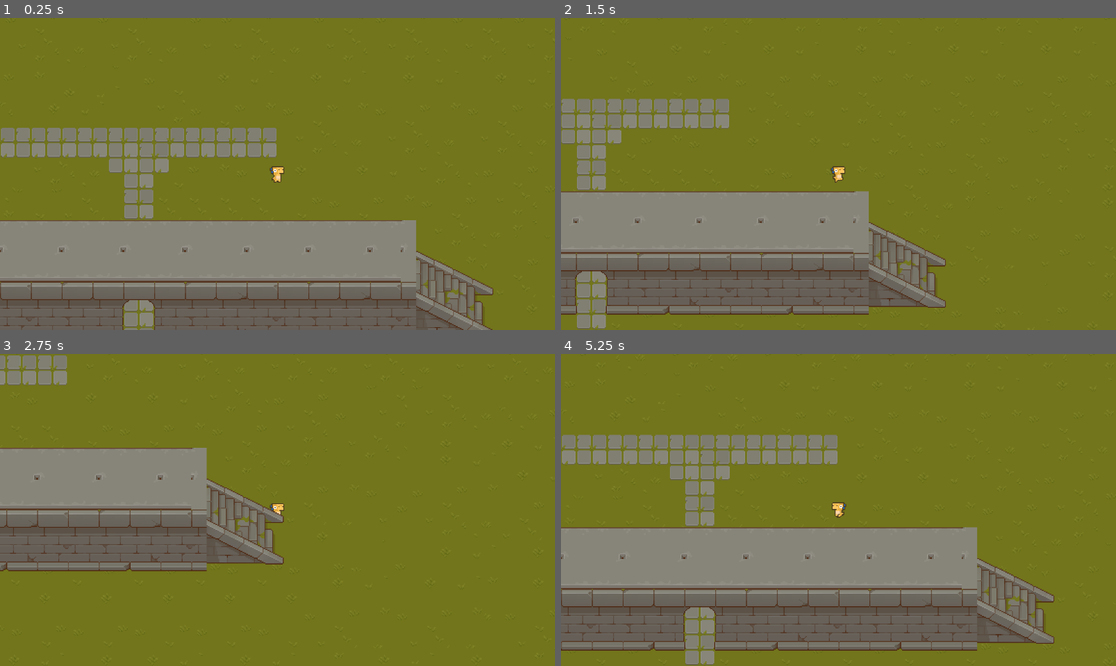
Above: before the commit, frames 1-4 (two rows, left to right).
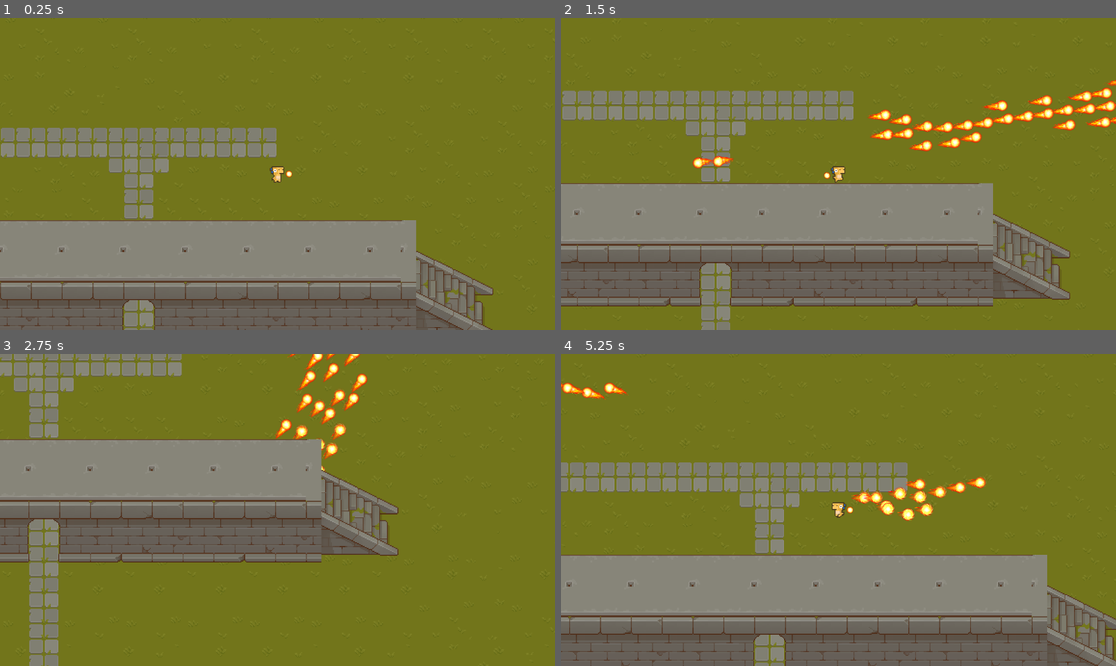
Above: after the commit, the same moments.

Repository: TimAtOak/rogue
Game: Godot game, scene res://Scenes/game_scene.tscn
Two runs of this game, one before a commit and one after it. Both use one fixed random seed, a clock stepped at 60 frames per second and the inputs below.
Inputs (mouse positions are in pixels of both pictures, inside the frame that each line leads up to):
- Up to frame 1 (0.25 s): no input
- Up to frame 2 (1.5 s): tap Enter at 0.5 s; move the mouse to (960, 158) at 0.52 s; press the mouse at (960, 158) at 0.53 s; hold D (move_right) 0.53-1.28 s; tap Shift (sprint, bound only after the commit) at 0.8, 1.35 s; move the mouse to (727, 189) at 1.27 s; release the mouse at (727, 189) at 1.28 s; hold S (move_down) from 1.28 s (still down)
- Up to frame 3 (2.75 s): click (166, 525) at 1.55 s; move the mouse to (333, 441) at 2.02 s; release S (move_down) at 2.03 s; press the mouse at (333, 441) at 2.03 s; hold D (move_right) from 2.03 s (still down); tap Shift (sprint, bound only after the commit) at 2.3 s
- Up to frame 4 (5.25 s): move the mouse to (810, 572) at 2.77 s; release D (move_right) at 2.78 s; release the mouse at (810, 572) at 2.78 s; hold W (move_up) 2.78-3.53 s; tap Shift (sprint, bound only after the commit) at 2.85, 3.8, 4.35 s; click (810, 572) at 3.05 s; move the mouse to (1005, 556) at 3.52 s; press the mouse at (1005, 556) at 3.53 s; hold A (move_left) 3.53-5.03 s; move the mouse to (672, 463) at 4.27 s; release the mouse at (672, 463) at 4.28 s; click (672, 463) at 4.55 s; move the mouse to (866, 510) at 5.02 s; press the mouse at (866, 510) at 5.03 s; hold S (move_down) from 5.03 s (still down)

The runs differ from the first frame. In frame 1, less than 0.1% of the frame differs, in the area x 51-53%, y 48-52%; in frame 2, 25%; in frame 3, 19%; in frame 4, 36%, in the area x 0-100%, y 9-100%.

Commit message:
added magic and new move sets

Diff:
--- /dev/null
+++ b/Scenes/bullet.gd
@@ -0,0 +1,23 @@
+extends CharacterBody2D
+var pos: Vector2
+var rota: float
+var dir: float
+var speed = 500
+
+
+# Called when the node enters the scene tree for the first time.
+func _ready() -> void:
+	global_position=pos
+	global_rotation=rota
+	%fireball.play()
+	%fireball.animation_finished.connect(_on_animation_finished)
+
+
+func _on_animation_finished():
+	queue_free()
+
+
+# Called every frame. 'delta' is the elapsed time since the previous frame.
+func _process(_delta: float) -> void:
+	velocity=Vector2(speed,0).rotated(dir)
+	move_and_slide()
--- /dev/null
+++ b/Scenes/bullet.tscn
@@ -0,0 +1,255 @@
+[gd_scene load_steps=37 format=3 uid="uid://dnes4bynpuh6i"]
+
+[ext_resource type="Texture2D" uid="uid://kgtojg4ymtmb" path="res://assets/fireball.png" id="1_v7oki"]
+[ext_resource type="Script" uid="uid://cye7uxcy2o4ij" path="res://Scenes/bullet.gd" id="1_v8qja"]
+
+[sub_resource type="AtlasTexture" id="AtlasTexture_v8qja"]
+atlas = ExtResource("1_v7oki")
+region = Rect2(0, 768, 512, 384)
+
+[sub_resource type="AtlasTexture" id="AtlasTexture_t4vbm"]
+atlas = ExtResource("1_v7oki")
+region = Rect2(512, 768, 512, 384)
+
+[sub_resource type="AtlasTexture" id="AtlasTexture_2b2rl"]
+atlas = ExtResource("1_v7oki")
+region = Rect2(1024, 768, 512, 384)
+
+[sub_resource type="AtlasTexture" id="AtlasTexture_b7duk"]
+atlas = ExtResource("1_v7oki")
+region = Rect2(1536, 768, 512, 384)
+
+[sub_resource type="AtlasTexture" id="AtlasTexture_t2bd8"]
+atlas = ExtResource("1_v7oki")
+region = Rect2(0, 1152, 512, 384)
+
+[sub_resource type="AtlasTexture" id="AtlasTexture_h0pa3"]
+atlas = ExtResource("1_v7oki")
+region = Rect2(512, 1152, 512, 384)
+
+[sub_resource type="AtlasTexture" id="AtlasTexture_6ol1o"]
+atlas = ExtResource("1_v7oki")
+region = Rect2(1024, 1152, 512, 384)
+
+[sub_resource type="AtlasTexture" id="AtlasTexture_gofb6"]
+atlas = ExtResource("1_v7oki")
+region = Rect2(1536, 1152, 512, 384)
+
+[sub_resource type="AtlasTexture" id="AtlasTexture_4bibm"]
+atlas = ExtResource("1_v7oki")
+region = Rect2(0, 1536, 512, 384)
+
+[sub_resource type="AtlasTexture" id="AtlasTexture_as0xd"]
+atlas = ExtResource("1_v7oki")
+region = Rect2(512, 1536, 512, 384)
+
+[sub_resource type="AtlasTexture" id="AtlasTexture_2eep6"]
+atlas = ExtResource("1_v7oki")
+region = Rect2(1024, 1536, 512, 384)
+
+[sub_resource type="AtlasTexture" id="AtlasTexture_qd0d2"]
+atlas = ExtResource("1_v7oki")
+region = Rect2(1536, 1536, 512, 384)
+
+[sub_resource type="AtlasTexture" id="AtlasTexture_4r2mu"]
+atlas = ExtResource("1_v7oki")
+region = Rect2(0, 1920, 512, 384)
+
+[sub_resource type="AtlasTexture" id="AtlasTexture_o7457"]
+atlas = ExtResource("1_v7oki")
+region = Rect2(512, 1920, 512, 384)
+
+[sub_resource type="AtlasTexture" id="AtlasTexture_ugsrq"]
+atlas = ExtResource("1_v7oki")
+region = Rect2(1024, 1920, 512, 384)
+
+[sub_resource type="AtlasTexture" id="AtlasTexture_51pxt"]
+atlas = ExtResource("1_v7oki")
+region = Rect2(1536, 1920, 512, 384)
+
+[sub_resource type="AtlasTexture" id="AtlasTexture_05w2j"]
+atlas = ExtResource("1_v7oki")
+region = Rect2(0, 2304, 512, 384)
+
+[sub_resource type="AtlasTexture" id="AtlasTexture_ck3xx"]
+atlas = ExtResource("1_v7oki")
+region = Rect2(512, 2304, 512, 384)
+
+[sub_resource type="AtlasTexture" id="AtlasTexture_5kas7"]
+atlas = ExtResource("1_v7oki")
+region = Rect2(1024, 2304, 512, 384)
+
+[sub_resource type="AtlasTexture" id="AtlasTexture_er210"]
+atlas = ExtResource("1_v7oki")
+region = Rect2(1536, 2304, 512, 384)
+
+[sub_resource type="AtlasTexture" id="AtlasTexture_djjri"]
+atlas = ExtResource("1_v7oki")
+region = Rect2(0, 2688, 512, 384)
+
+[sub_resource type="AtlasTexture" id="AtlasTexture_c3f7j"]
+atlas = ExtResource("1_v7oki")
+region = Rect2(512, 2688, 512, 384)
+
+[sub_resource type="AtlasTexture" id="AtlasTexture_rkqai"]
+atlas = ExtResource("1_v7oki")
+region = Rect2(1024, 2688, 512, 384)
+
+[sub_resource type="AtlasTexture" id="AtlasTexture_loama"]
+atlas = ExtResource("1_v7oki")
+region = Rect2(1536, 2688, 512, 384)
+
+[sub_resource type="AtlasTexture" id="AtlasTexture_wwx1w"]
+atlas = ExtResource("1_v7oki")
+region = Rect2(0, 3072, 512, 384)
+
+[sub_resource type="AtlasTexture" id="AtlasTexture_ea0np"]
+atlas = ExtResource("1_v7oki")
+region = Rect2(512, 3072, 512, 384)
+
+[sub_resource type="AtlasTexture" id="AtlasTexture_vyeud"]
+atlas = ExtResource("1_v7oki")
+region = Rect2(1024, 3072, 512, 384)
+
+[sub_resource type="AtlasTexture" id="AtlasTexture_gdsln"]
+atlas = ExtResource("1_v7oki")
+region = Rect2(1536, 3072, 512, 384)
+
+[sub_resource type="AtlasTexture" id="AtlasTexture_7w25s"]
+atlas = ExtResource("1_v7oki")
+region = Rect2(0, 3456, 512, 384)
+
+[sub_resource type="AtlasTexture" id="AtlasTexture_ctpfw"]
+atlas = ExtResource("1_v7oki")
+region = Rect2(512, 3456, 512, 384)
+
+[sub_resource type="AtlasTexture" id="AtlasTexture_ncoml"]
+atlas = ExtResource("1_v7oki")
+region = Rect2(1024, 3456, 512, 384)
+
+[sub_resource type="AtlasTexture" id="AtlasTexture_d2086"]
+atlas = ExtResource("1_v7oki")
+region = Rect2(1536, 3456, 512, 384)
+
+[sub_resource type="SpriteFrames" id="SpriteFrames_lathu"]
+animations = [{
+"frames": [{
+"duration": 1.0,
+"texture": SubResource("AtlasTexture_v8qja")
+}, {
+"duration": 1.0,
+"texture": SubResource("AtlasTexture_t4vbm")
+}, {
+"duration": 1.0,
+"texture": SubResource("AtlasTexture_2b2rl")
+}, {
+"duration": 1.0,
+"texture": SubResource("AtlasTexture_b7duk")
+}, {
+"duration": 1.0,
+"texture": SubResource("AtlasTexture_t2bd8")
+}, {
+"duration": 1.0,
+"texture": SubResource("AtlasTexture_h0pa3")
+}, {
+"duration": 1.0,
+"texture": SubResource("AtlasTexture_6ol1o")
+}, {
+"duration": 1.0,
+"texture": SubResource("AtlasTexture_gofb6")
+}, {
+"duration": 1.0,
+"texture": SubResource("AtlasTexture_4bibm")
+}, {
+"duration": 1.0,
+"texture": SubResource("AtlasTexture_as0xd")
+}, {
+"duration": 1.0,
+"texture": SubResource("AtlasTexture_2eep6")
+}, {
+"duration": 1.0,
+"texture": SubResource("AtlasTexture_qd0d2")
+}, {
+"duration": 1.0,
+"texture": SubResource("AtlasTexture_4r2mu")
+}, {
+"duration": 1.0,
+"texture": SubResource("AtlasTexture_o7457")
+}, {
+"duration": 1.0,
+"texture": SubResource("AtlasTexture_ugsrq")
+}, {
+"duration": 1.0,
+"texture": SubResource("AtlasTexture_51pxt")
+}, {
+"duration": 1.0,
+"texture": SubResource("AtlasTexture_05w2j")
+}, {
+"duration": 1.0,
+"texture": SubResource("AtlasTexture_ck3xx")
+}, {
+"duration": 1.0,
+"texture": SubResource("AtlasTexture_5kas7")
+}, {
+"duration": 1.0,
+"texture": SubResource("AtlasTexture_er210")
+}, {
+"duration": 1.0,
+"texture": SubResource("AtlasTexture_djjri")
+}, {
+"duration": 1.0,
+"texture": SubResource("AtlasTexture_c3f7j")
+}, {
+"duration": 1.0,
+"texture": SubResource("AtlasTexture_rkqai")
+}, {
+"duration": 1.0,
+"texture": SubResource("AtlasTexture_loama")
+}, {
+"duration": 1.0,
+"texture": SubResource("AtlasTexture_wwx1w")
+}, {
+"duration": 1.0,
+"texture": SubResource("AtlasTexture_ea0np")
+}, {
+"duration": 1.0,
+"texture": SubResource("AtlasTexture_vyeud")
+}, {
+"duration": 1.0,
+"texture": SubResource("AtlasTexture_gdsln")
+}, {
+"duration": 1.0,
+"texture": SubResource("AtlasTexture_7w25s")
+}, {
+"duration": 1.0,
+"texture": SubResource("AtlasTexture_ctpfw")
+}, {
+"duration": 1.0,
+"texture": SubResource("AtlasTexture_ncoml")
+}, {
+"duration": 1.0,
+"texture": SubResource("AtlasTexture_d2086")
+}],
+"loop": true,
+"name": &"fireball",
+"speed": 20.0
+}]
+
+[sub_resource type="RectangleShape2D" id="RectangleShape2D_jserb"]
+size = Vector2(125, 132)
+
+[node name="bullet" type="CharacterBody2D"]
+script = ExtResource("1_v8qja")
+
+[node name="fireball" type="AnimatedSprite2D" parent="."]
+unique_name_in_owner = true
+position = Vector2(27.999998, -0.99999994)
+scale = Vector2(0.1, 0.1)
+sprite_frames = SubResource("SpriteFrames_lathu")
+animation = &"fireball"
+frame_progress = 0.16728544
+
+[node name="CollisionShape2D" type="CollisionShape2D" parent="."]
+position = Vector2(31, -5.9604645e-08)
+scale = Vector2(0.1, 0.1)
+shape = SubResource("RectangleShape2D_jserb")
--- /dev/null
+++ b/Scenes/character_body_2d.gd
@@ -0,0 +1,16 @@
+extends Node2D
+
+var bullet_path = preload("res://Scenes/bullet.tscn")
+
+func fire():
+	var bullet = bullet_path.instantiate()
+	bullet.dir = rotation
+	var offset = Vector2(20, 0).rotated(rotation)
+	bullet.pos = global_position + offset
+	bullet.rota = global_rotation
+	get_parent().get_parent().add_child(bullet)
+
+func _process(_delta: float) -> void:
+	look_at(get_global_mouse_position())
+	if Input.is_action_pressed("fire"):
+		fire()
--- a/Scenes/game_scene.tscn
+++ b/Scenes/game_scene.tscn
@@ -6,6 +6,7 @@
 [ext_resource type="Texture2D" uid="uid://3u7am1dvk5st" path="res://assets/TX Tileset Wall.png" id="4_2fmhe"]
 [ext_resource type="Texture2D" uid="uid://diplsygixuglc" path="res://assets/TX Struct.png" id="5_7iton"]
 [ext_resource type="AudioStream" uid="uid://7eu60ivwqod0" path="res://music/Ambient 2.mp3" id="6_rgj8m"]
+[ext_resource type="PackedScene" uid="uid://dtecl1womo1to" path="res://Scenes/magicportal.tscn" id="7_2fmhe"]
 
 [sub_resource type="TileSetAtlasSource" id="TileSetAtlasSource_ikfsv"]
 texture = ExtResource("2_1ixah")
@@ -1032,6 +1033,8 @@
 
 [node name="player" parent="." instance=ExtResource("1_x87qo")]
 
+[node name="CharacterBody2D" parent="player" instance=ExtResource("7_2fmhe")]
+
 [node name="Camera2D" type="Camera2D" parent="player"]
 zoom = Vector2(2, 2)
 
--- /dev/null
+++ b/Scenes/magicportal.tscn
@@ -0,0 +1,52 @@
+[gd_scene load_steps=8 format=3 uid="uid://dtecl1womo1to"]
+
+[ext_resource type="Script" uid="uid://0se3b7qoba56" path="res://Scenes/character_body_2d.gd" id="1_uugb8"]
+[ext_resource type="Texture2D" uid="uid://kgtojg4ymtmb" path="res://assets/fireball.png" id="2_l2mur"]
+
+[sub_resource type="AtlasTexture" id="AtlasTexture_7if0p"]
+atlas = ExtResource("2_l2mur")
+region = Rect2(0, 384, 512, 384)
+
+[sub_resource type="AtlasTexture" id="AtlasTexture_jbi3a"]
+atlas = ExtResource("2_l2mur")
+region = Rect2(512, 384, 512, 384)
+
+[sub_resource type="AtlasTexture" id="AtlasTexture_b4r6m"]
+atlas = ExtResource("2_l2mur")
+region = Rect2(1024, 384, 512, 384)
+
+[sub_resource type="AtlasTexture" id="AtlasTexture_ie3m1"]
+atlas = ExtResource("2_l2mur")
+region = Rect2(1536, 384, 512, 384)
+
+[sub_resource type="SpriteFrames" id="SpriteFrames_8td5p"]
+animations = [{
+"frames": [{
+"duration": 1.0,
+"texture": SubResource("AtlasTexture_7if0p")
+}, {
+"duration": 1.0,
+"texture": SubResource("AtlasTexture_jbi3a")
+}, {
+"duration": 1.0,
+"texture": SubResource("AtlasTexture_b4r6m")
+}, {
+"duration": 1.0,
+"texture": SubResource("AtlasTexture_ie3m1")
+}],
+"loop": true,
+"name": &"portal",
+"speed": 5.0
+}]
+
+[node name="CharacterBody2D" type="Node2D"]
+scale = Vector2(0.1, 0.1)
+script = ExtResource("1_uugb8")
+
+[node name="AnimatedSprite2D" type="AnimatedSprite2D" parent="."]
+position = Vector2(100.000015, 0)
+scale = Vector2(0.6, 0.625)
+sprite_frames = SubResource("SpriteFrames_8td5p")
+animation = &"portal"
+frame_progress = 0.1670857
+speed_scale = 4.0
--- a/Scenes/player.tscn
+++ b/Scenes/player.tscn
@@ -18,6 +18,34 @@
 [sub_resource type="AtlasTexture" id="AtlasTexture_fkybt"]
 atlas = ExtResource("1_v0iea")
 region = Rect2(72, 0, 24, 24)
+
+[sub_resource type="AtlasTexture" id="AtlasTexture_gymyn"]
+atlas = ExtResource("1_v0iea")
+region = Rect2(408, 0, 24, 24)
+
+[sub_resource type="AtlasTexture" id="AtlasTexture_pu2lt"]
+atlas = ExtResource("1_v0iea")
+region = Rect2(432, 0, 24, 24)
+
+[sub_resource type="AtlasTexture" id="AtlasTexture_ukyrk"]
+atlas = ExtResource("1_v0iea")
+region = Rect2(456, 0, 24, 24)
+
+[sub_resource type="AtlasTexture" id="AtlasTexture_7dp3o"]
+atlas = ExtResource("1_v0iea")
+region = Rect2(480, 0, 24, 24)
+
+[sub_resource type="AtlasTexture" id="AtlasTexture_h4iuc"]
+atlas = ExtResource("1_v0iea")
+region = Rect2(504, 0, 24, 24)
+
+[sub_resource type="AtlasTexture" id="AtlasTexture_fd4e3"]
+atlas = ExtResource("1_v0iea")
+region = Rect2(528, 0, 24, 24)
+
+[sub_resource type="AtlasTexture" id="AtlasTexture_qqcod"]
+atlas = ExtResource("1_v0iea")
+region = Rect2(552, 0, 24, 24)
 
 [sub_resource type="AtlasTexture" id="AtlasTexture_v0iea"]
 atlas = ExtResource("1_v0iea")
@@ -64,6 +92,32 @@
 }, {
 "frames": [{
 "duration": 1.0,
+"texture": SubResource("AtlasTexture_gymyn")
+}, {
+"duration": 1.0,
+"texture": SubResource("AtlasTexture_pu2lt")
+}, {
+"duration": 1.0,
+"texture": SubResource("AtlasTexture_ukyrk")
+}, {
+"duration": 1.0,
+"texture": SubResource("AtlasTexture_7dp3o")
+}, {
+"duration": 1.0,
+"texture": SubResource("AtlasTexture_h4iuc")
+}, {
+"duration": 1.0,
+"texture": SubResource("AtlasTexture_fd4e3")
+}, {
+"duration": 1.0,
+"texture": SubResource("AtlasTexture_qqcod")
+}],
+"loop": true,
+"name": &"Sprinting",
+"speed": 5.0
+}, {
+"frames": [{
+"duration": 1.0,
 "texture": SubResource("AtlasTexture_v0iea")
 }, {
 "duration": 1.0,
@@ -98,9 +152,12 @@
 [node name="sprite" type="AnimatedSprite2D" parent="."]
 unique_name_in_owner = true
 sprite_frames = SubResource("SpriteFrames_x3wgy")
-animation = &"Walking"
+animation = &"Sprinting"
 autoplay = "Idle"
-frame_progress = 0.8570124
+frame_progress = 0.4365794
 
 [node name="collision" type="CollisionShape2D" parent="."]
 shape = SubResource("CapsuleShape2D_3smsa")
+
+[node name="Node2D" type="Node2D" parent="."]
+position = Vector2(7, 3)
--- a/Scenes/player_movement.gd
+++ b/Scenes/player_movement.gd
@@ -1,6 +1,7 @@
 extends CharacterBody2D
 
 @export var movement_speed : float = 500
+var sprint : float = 300
 var character_direction : Vector2
 
 func _physics_process(_delta):
@@ -13,7 +14,11 @@
 	elif character_direction.x < 0: %sprite.flip_h = true
 
 	if character_direction:
-		velocity = character_direction * movement_speed
+		if Input.is_action_pressed("sprint"):
+			velocity = character_direction * sprint
+		else:
+			velocity = character_direction * movement_speed
+
 		if %sprite.animation != "Walking": %sprite.animation = "Walking"
 	else:
 		velocity = velocity.move_toward(Vector2.ZERO, movement_speed)
--- a/project.godot
+++ b/project.godot
@@ -37,6 +37,16 @@
 "events": [Object(InputEventKey,"resource_local_to_scene":false,"resource_name":"","device":-1,"window_id":0,"alt_press …(192 unchanged characters)…
 ]
 }
+fire={
+"deadzone": 0.2,
+"events": [Object(InputEventMouseButton,"resource_local_to_scene":false,"resource_name":"","device":-1,"window_id":0,"alt_pressed":false,"shift_pressed":false,"ctrl_pressed":false,"meta_pressed":false,"button_mask":1,"position":Vector2(49, 16),"global_position":Vector2(58, 64),"factor":1.0,"button_index":1,"canceled":false,"pressed":true,"double_click":false,"script":null)
+]
+}
+sprint={
+"deadzone": 0.2,
+"events": [Object(InputEventKey,"resource_local_to_scene":false,"resource_name":"","device":-1,"window_id":0,"alt_pressed":false,"shift_pressed":false,"ctrl_pressed":false,"meta_pressed":false,"pressed":false,"keycode":0,"physical_keycode":4194325,"key_label":0,"unicode":0,"location":0,"echo":false,"script":null)
+]
+}
 
 [rendering]
 
Not shown, added: Scenes/bullet.gd.uid
Not shown, added: Scenes/character_body_2d.gd.uid
Not shown: 1 places in Scenes/game_scene.tscn that only renumber resources
Not shown: 1 places in Scenes/player.tscn that only renumber resources
Binary file added: assets/fireball.png
Not shown, added: assets/fireball.png.import
Not shown, added: Scenes/magicportal.tscn2476255780.tmp
Not shown, added: assets/Extra/spell_animations.zip
